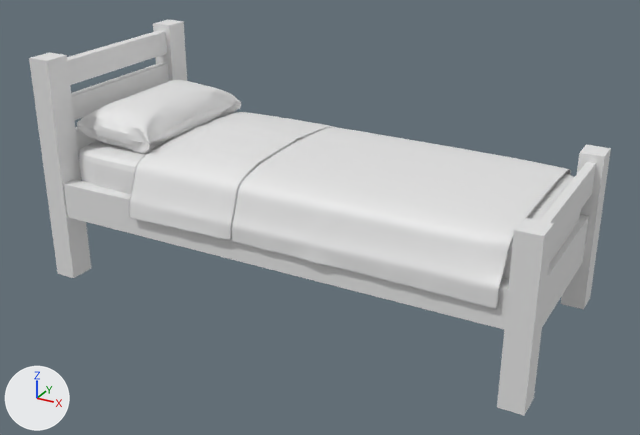
The Blender file The Fog Is Coming/Assets/_models/Bed.blend: old version first, new version second.
Camera for both pictures: a 50 mm camera at (3.23, -5.8, 3.43) aimed at (0.08, -0.08, 0.57). Lighting does not change. The marker at lower left points along +X, +Y and +Z.
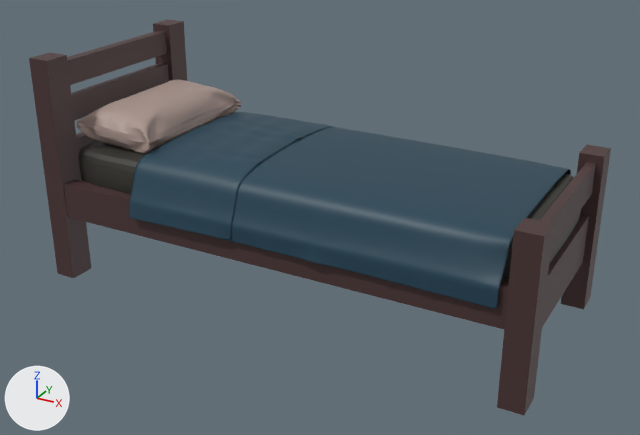
Boxes (x1, y1, x2, y2) around the edits, measured in the pictures (640 x 435 px):
'Plane', recoloured (white to blue)
    both: (129, 112, 571, 309)
'Cube.001', recoloured
    both: (497, 144, 611, 415)
'Cube.002', recoloured (white to brown)
    both: (63, 179, 509, 329)
'Cube.005', recoloured
    both: (29, 19, 187, 278)
'Cube.009', recoloured
    both: (77, 80, 241, 154)
'Cube', recoloured (white to black)
    both: (79, 141, 581, 280)
'Cube.006', recoloured
    both: (67, 31, 167, 85)
'Cube.007', recoloured (white to black)
    both: (71, 63, 169, 121)
'Cube.004', recoloured
    both: (542, 214, 589, 327)
'Cube.003', recoloured
    both: (540, 162, 596, 251)
'Cube.008', moved
    before: (75, 127, 97, 155)
    after: (76, 132, 97, 181)

The change, as a diff of the scene's bpy script:
```diff
--- a/The Fog Is Coming/Assets/_models/Bed.blend.py
+++ b/The Fog Is Coming/Assets/_models/Bed.blend.py
@@ mat_pillow @@
+mat_pillow = principled_material('pillow')
+mat_pillow.base_color = (0.4, 0.299, 0.266)  # beige #aa958d
@@ mat_plalne @@
+mat_plalne = principled_material('plalne')
+mat_plalne.base_color = (0.0138, 0.0557, 0.0891)  # dark blue #1f4354
@@ mat_darkwood @@
+mat_darkwood = principled_material('darkwood')
+mat_darkwood.base_color = (0.0742, 0.0382, 0.0382)  # brown #4d3737
+mat_darkwood.roughness = 0.518
+mat_darkwood.specular_ior_level = 0.391
@@ mat_matraz @@
+mat_matraz = principled_material('matraz')
+mat_matraz.base_color = (0.0331, 0.0319, 0.0252)  # black #33322c
@@ me_cube @@
 me_cube.from_pydata(...)  # 8 vertices, 6 faces; spans x -1.96..2.02, y -0.8..0.8, z 0.6..1.09
-me_cube.materials.append(mat_material)  # white #e7e7e7
+me_cube.materials.append(mat_matraz)  # black #33322c
@@ me_cube_001 @@
 me_cube_001.from_pydata(...)  # 8 vertices, 6 faces; spans x -1.0..1.0, y -1.0..0.62, z -1.0..0.89
+me_cube_001.materials.append(mat_darkwood)  # brown #4d3737
@@ me_cube_002 @@
 me_cube_002.from_pydata(...)  # 8 vertices, 6 faces; spans x -1.0..1.0, y -1.0..1.0, z -1.0..1.0
+me_cube_002.materials.append(mat_darkwood)  # brown #4d3737
@@ me_cube_004 @@
 me_cube_004.from_pydata(...)  # 8 vertices, 6 faces; spans x -1.0..1.0, y -1.0..7.44, z -1.0..1.0
+me_cube_004.materials.append(mat_darkwood)  # brown #4d3737
@@ me_cube_005 @@
 me_cube_005.from_pydata(...)  # 8 vertices, 6 faces; spans x -1.0..1.0, y -1.0..7.44, z -1.0..1.0
+me_cube_005.materials.append(mat_darkwood)  # brown #4d3737
@@ me_cube_007 @@
 me_cube_007.from_pydata(...)  # 8 vertices, 6 faces; spans x -1.0..1.0, y -1.0..0.62, z -1.0..1.76
+me_cube_007.materials.append(mat_darkwood)  # brown #4d3737
@@ me_cube_009 @@
 me_cube_009.from_pydata(...)  # 8 vertices, 6 faces; spans x -1.0..1.0, y -1.0..7.44, z -1.0..1.0
+me_cube_009.materials.append(mat_darkwood)  # brown #4d3737
@@ me_cube_010 @@
 me_cube_010.from_pydata(...)  # 8 vertices, 6 faces; spans x -1.0..1.0, y -1.0..7.44, z -1.0..1.0
+me_cube_010.materials.append(mat_darkwood)  # brown #4d3737
@@ me_plane_002 @@
 me_plane_002.from_pydata(...)  # 3276 vertices, 3162 faces; spans x -1.08..1.0, y -0.93..0.93, z -0.69..-0.15
+me_plane_002.materials.append(mat_plalne)  # dark blue #1f4354
@@ me_cube_021 @@
 me_cube_021.from_pydata(...)  # 5168 vertices, 5166 faces; spans x -1.0..1.0, y -0.96..0.96, z -4.6..4.6
+me_cube_021.materials.append(mat_pillow)  # beige #aa958d
@@ ob_cube_008 @@
 ob_cube_008 = bpy.data.objects.new('Cube.008', me_cube_011)
-ob_cube_008.location = (-1.981, -0.533, 1.02)
+ob_cube_008.location = (-1.981, -0.533, 0.758)
 ob_cube_008.scale = (0.0426, 0.166, 0.101)
```
